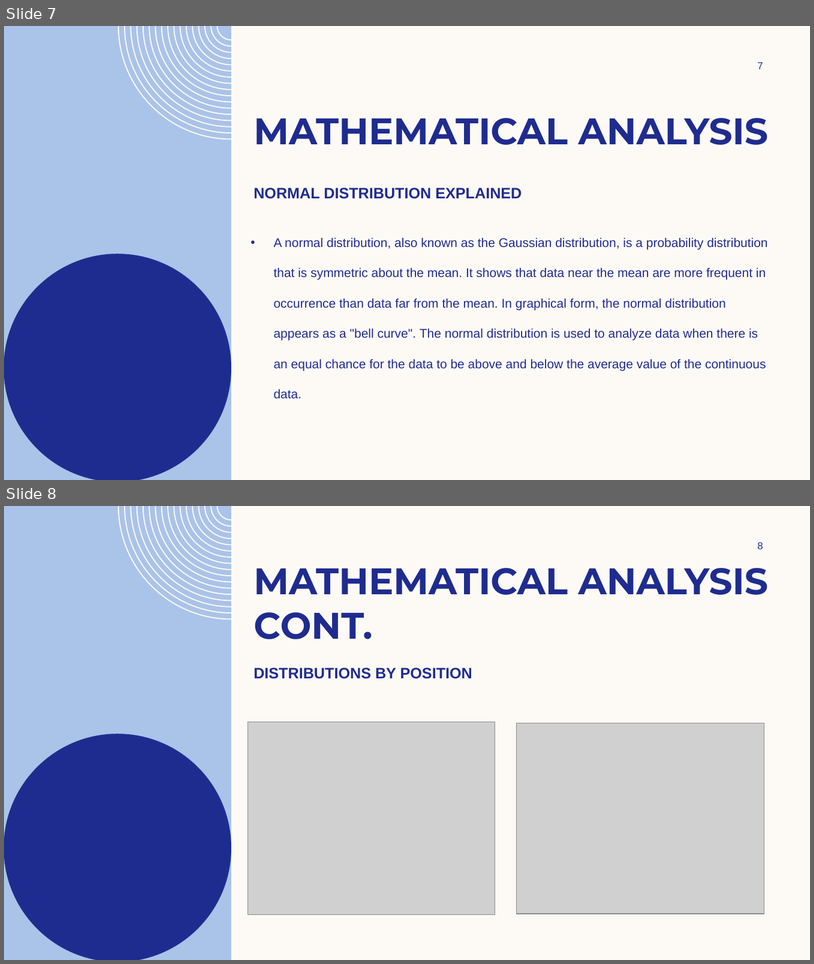
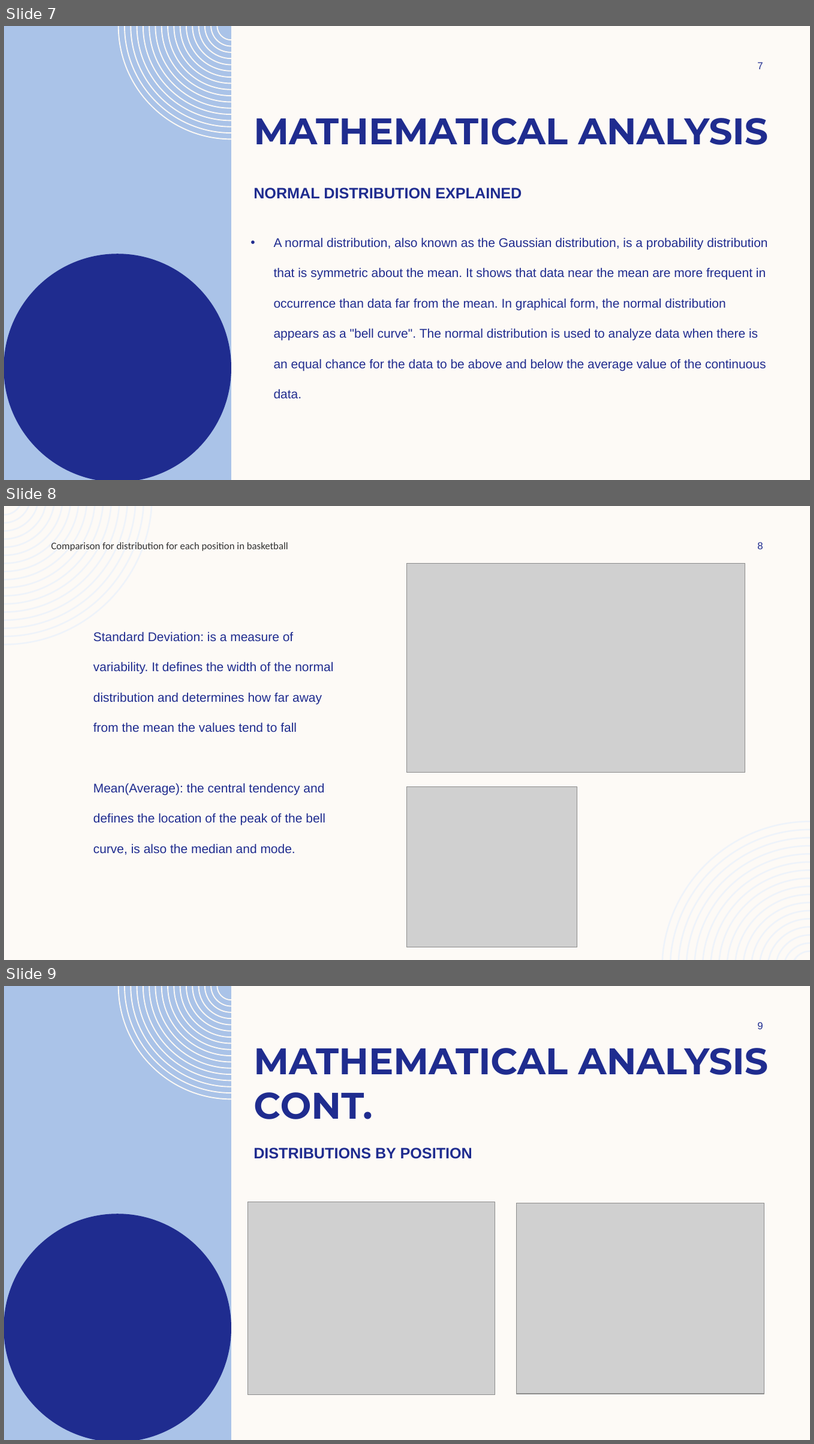
Before and after one commit to Sherodbrooks20/Senior-Capstone-Project, a slide deck: Senior Capstone draft copy 2.pptx. Shown one above the other, each under a label of ours: slides 7 and 8 before the commit, slides 7, 8 and 9 after it. The pictures are 814x964 and 814x1444 pixels, drawn with LibreOffice and Linux fonts; fonts in the diff are those of the drawing; grey boxes stand for pictures; background and template pictures are left out. Boxes give left, top, right and bottom in pixels: in the first picture for what was removed or moved away, otherwise in the second. Text is boxed around its words. In the diff, an @@ line names an element or a change of style, - is before the commit and + after.

```diff
--- a/Senior Capstone draft copy 2.pptx
+++ b/Senior Capstone draft copy 2.pptx
@@ slide 8 added at box(4, 506, 810, 960), background #FDFAF6 @@
@@ freeform shape added at box(4, 506, 152, 645), fill #EEF3FA @@
@@ text added at box(51, 542, 288, 551), 12 pt, text #313131 @@
+Comparison for distribution for each position in basketball
@@ page number added at box(758, 542, 763, 549), 12 pt, text #1F2C8F @@
+8
@@ picture added at box(408, 563, 746, 772) @@
@@ text added at box(93, 631, 333, 855), 15 pt, text #1F2C8F @@
+Standard Deviation: is a measure of variability. It defines the width of the normal distribution and determines how far away from the mean the values tend to fall
+Mean(Average): the central tendency and defines the location of the peak of the bell curve, is also the median and mode.
@@ picture added at box(408, 787, 578, 947) @@
@@ freeform shape added at box(662, 820, 810, 960), fill #EEF3FA @@
@@ what was slide 8 is now slide 9 @@
@@ page number at box(758, 1022, 763, 1029): text changed @@
-8
+9
```
Also in this commit, not shown: 1 slide changed, 1 other slide added.
